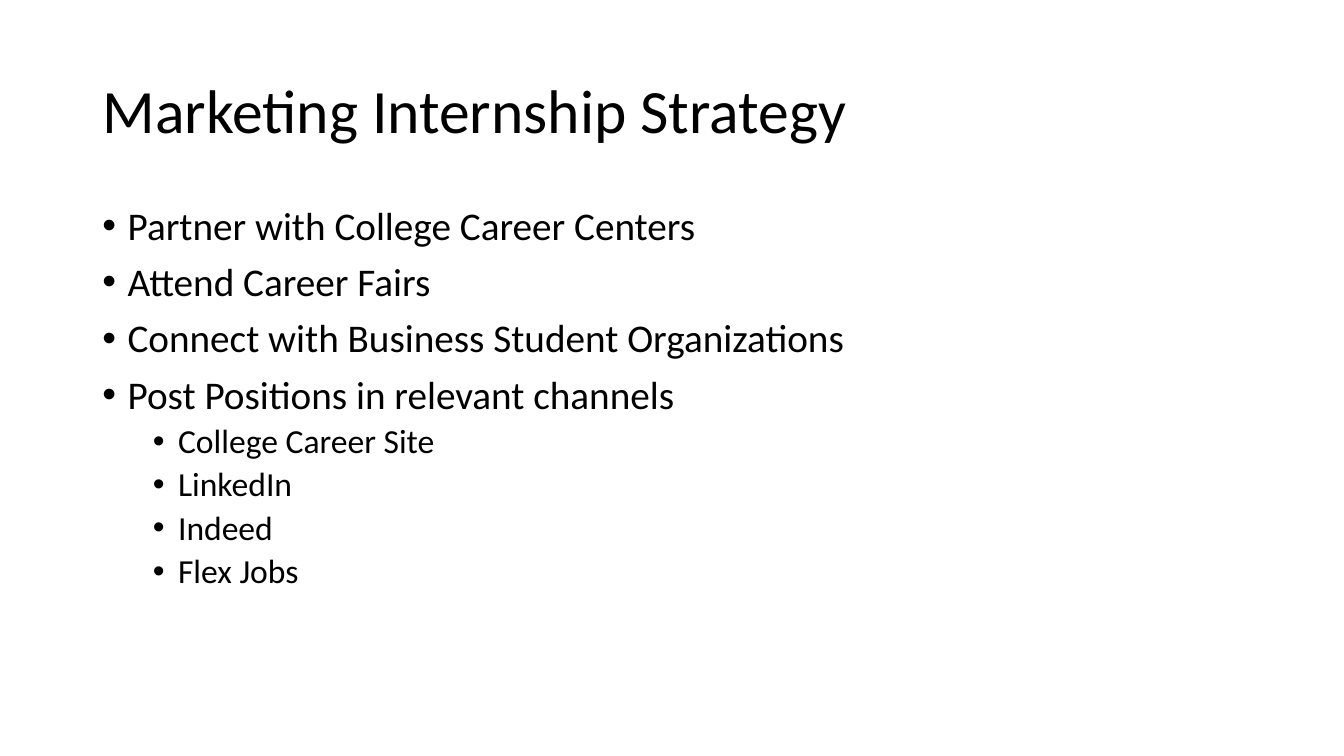
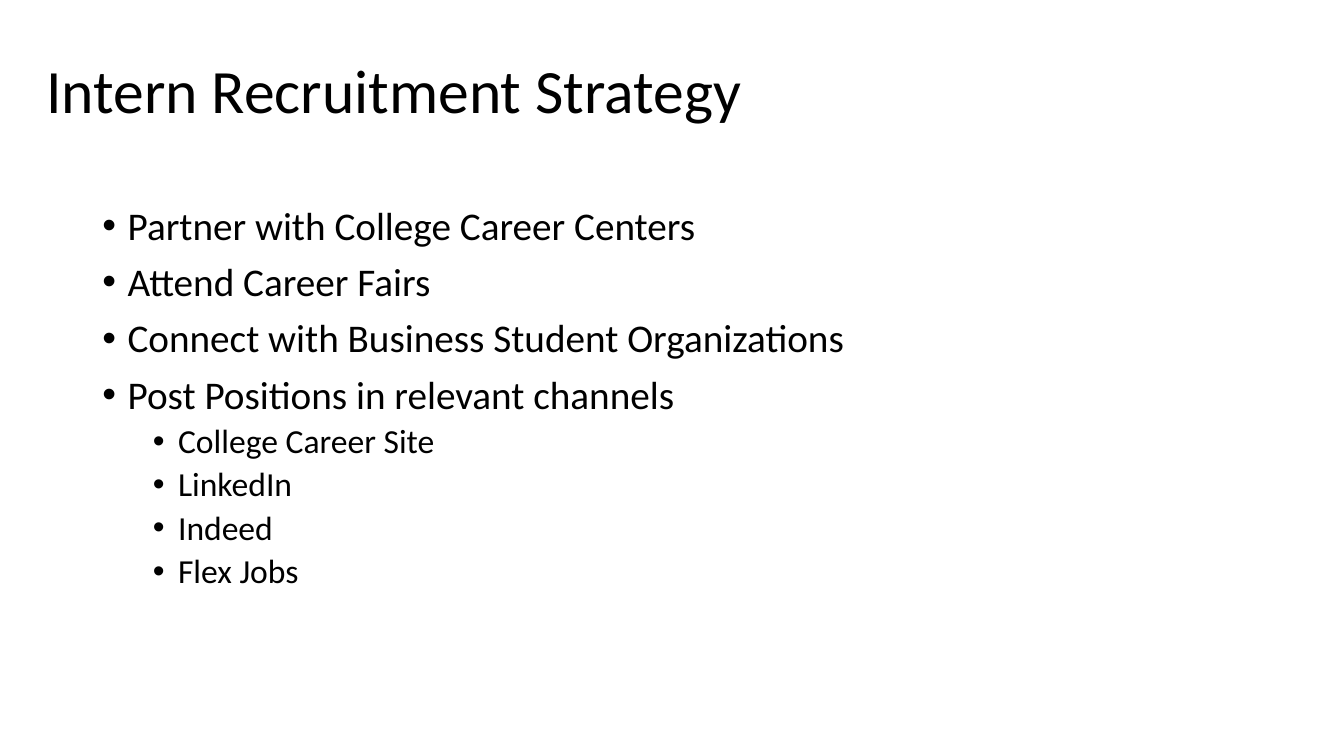
Before and after one commit to DellHelpAThon/RoundRockServingCenter_DigitalDreamers, a slide deck: slide 14 of RRASC Marketing Strategy Propossal.pptx (slide 4 before the commit). Drawn at 1344x756 pixels with LibreOffice and Linux fonts; fonts in the diff are those of the drawing. Boxes give left, top, right and bottom in pixels: in the first picture for what was removed or moved away, otherwise in the second. Text is boxed around its words. In the diff, an @@ line names an element or a change of style, - is before the commit and + after.

```diff
--- a/RRASC Marketing Strategy Propossal.pptx
+++ b/RRASC Marketing Strategy Propossal.pptx
@@ title at (46, 70, 740, 124): text changed @@
-Marketing Internship Strategy
+Intern Recruitment Strategy
```
Also in this commit, not shown: 6 other slides changed, 6 slides added, 2 slides removed.
